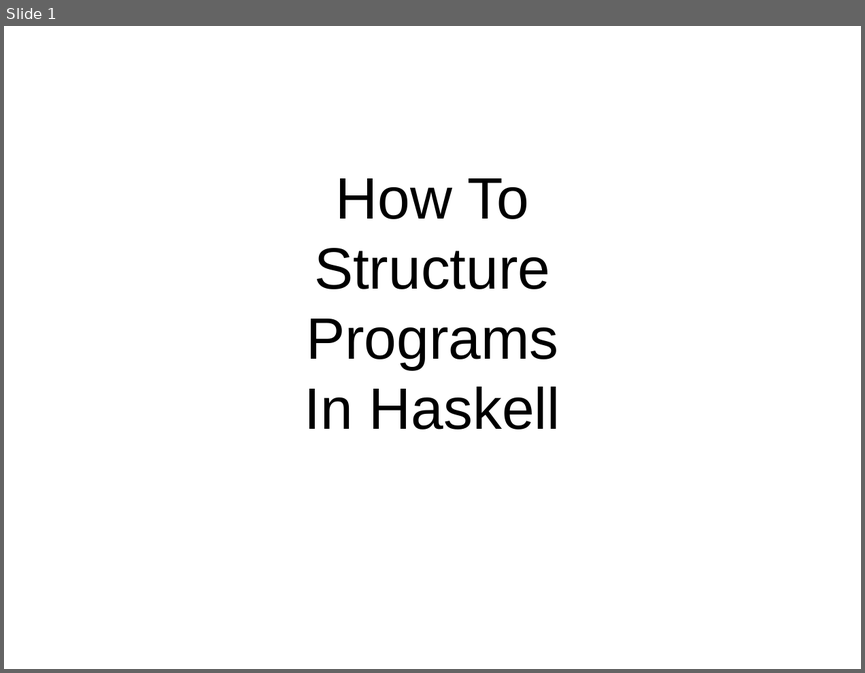
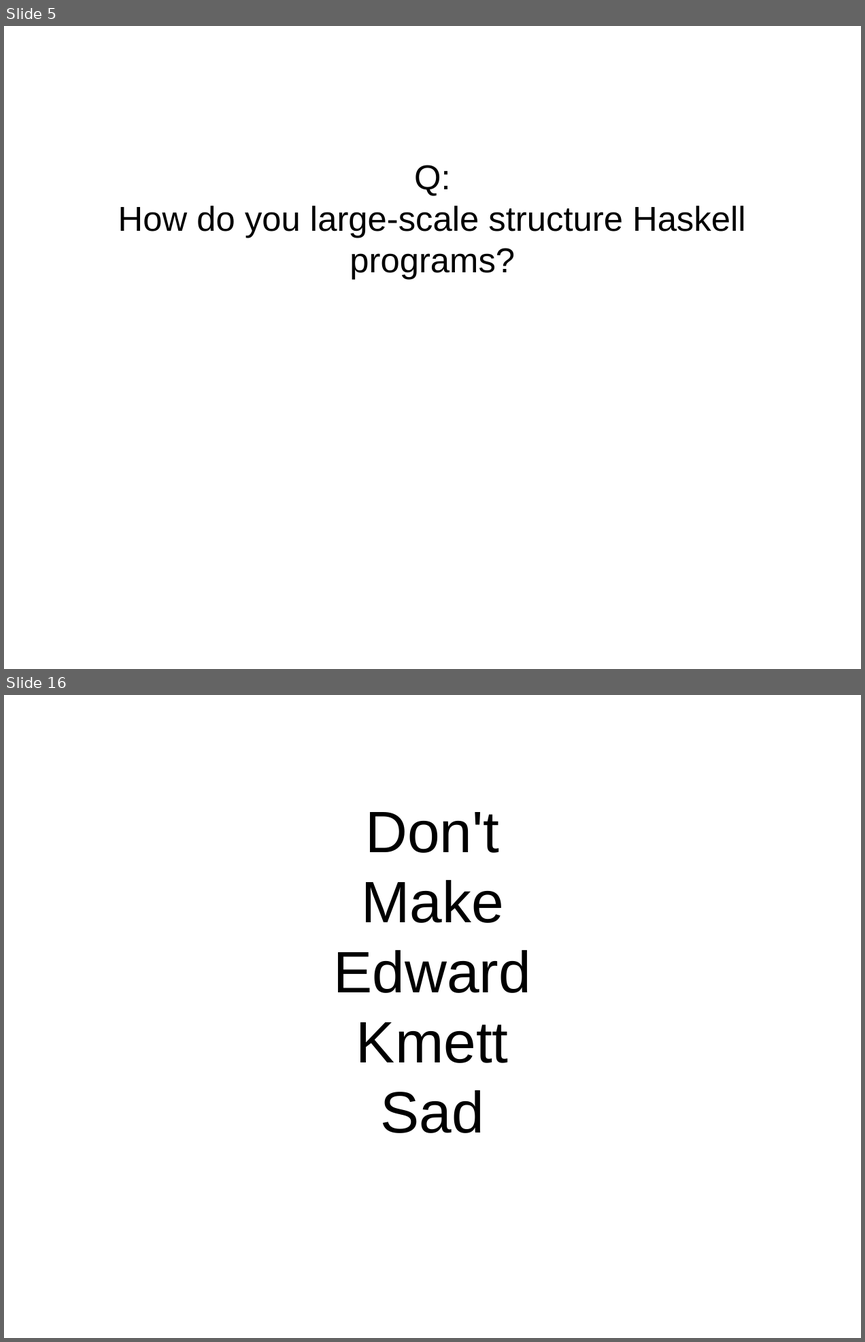
Before and after one commit to bhurt/presentations, a slide deck: hsgems.odp. Shown one above the other, each under a label of ours: slide 1 before the commit, slides 5 and 16 after it; the slides between them are not shown. The pictures are 865x673 and 865x1342 pixels, drawn with LibreOffice and Linux fonts; fonts in the diff are those of the drawing. Boxes give left, top, right and bottom in pixels: in the first picture for what was removed or moved away, otherwise in the second. Text is boxed around its words. In the diff, an @@ line names an element or a change of style, - is before the commit and + after.

```diff
--- a/hsgems.odp
+++ b/hsgems.odp
@@ slide 16 added at box(4, 695, 861, 1338), background #FFFFFF @@
@@ subtitle added at box(334, 812, 532, 1133), 54 pt, text #000000 @@
+Don't
+Make
+Edward
+Kmett
+Sad
@@ what was slide 1 is now slide 5 @@
@@ slide 5 changed as well @@
@@ subtitle at box(118, 165, 746, 280): text changed; size 54 to 32 pt @@
-How To
-Structure
-Programs
-In Haskell
+Q:
+How do you large-scale structure Haskell programs?
```
Also in this commit, not shown: 62 other slides added.
